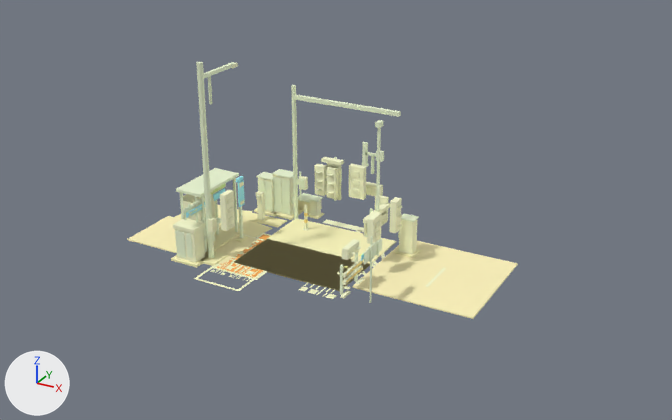
The glTF model exports/gltf/scene_signalized_intersection.glb, before and after one commit.
Before and after are seen from a 50 mm lens placed at (14.1, -24.3, 13.9), pointed at (1.0, -0.4, 1.9). Lighting does not change. The marker at lower left points along +X, +Y and +Z. The older version comes first. Vertices at exactly the same position are counted once.

Script lines for the objects in view, before the commit:
```python
me_asphalt_lane = bpy.data.meshes.new('asphalt_lane')
me_asphalt_lane.from_pydata(...)  # a box spanning x -2.0..2.0, y -2.0..0.04, z 0.0..0.04
me_asphalt_lane.materials.append(mat_mat_asphalt_dry)  # beige #fff5bd
me_base_001 = bpy.data.meshes.new('base.001')
me_base_001.from_pydata(...)  # a box spanning x -2.4..-1.64, y 2.7..3.22, z 0.0..0.44
me_base_001.materials.append(mat_mat_concrete)  # beige #fffabf
me_cabinet_001 = bpy.data.meshes.new('cabinet.001')
me_cabinet_001.from_pydata(...)  # a box spanning x 2.44..2.92, y 1.27..1.63, z 0.08..1.26
me_cabinet_001.materials.append(mat_mat_signal_housing)  # beige #fdffd4
ob_asphalt_lane = bpy.data.objects.new('asphalt_lane', me_asphalt_lane)
ob_asphalt_lane.location = (0.0, 0.0, 0.0)
ob_base_001 = bpy.data.objects.new('base.001', me_base_001)
ob_base_001.location = (0.0, 0.0, 0.0)
ob_cabinet_001 = bpy.data.objects.new('cabinet.001', me_cabinet_001)
ob_cabinet_001.location = (0.0, 0.0, 0.0)
# also in view: 'body' at (0.0, 0.0, 0.0); 'base' at (4.2, 0.4, 0.0); 'concrete_lane' at (0.0, 1.0, 0.0); 'roof' at (-3.6, -1.0, 2.2); 'pole' at (-2.8, -2.1, 3.3)
```
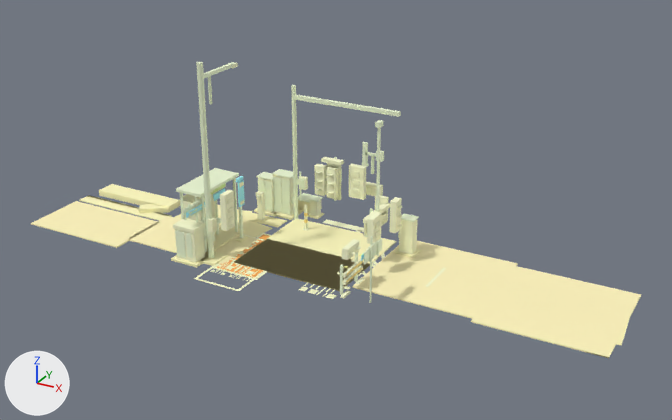
What differs and where, as boxes (x1, y1, x2, y2) in the pictures (672 x 420 px):
'base.001', moved, rescaled
    before: (298, 200, 322, 213)
    after: (471, 266, 641, 358)
'travel_lane', added (beige)
    after: (31, 201, 160, 248)
'barrier_base', added (beige)
    after: (99, 184, 181, 212)
'shoulder_pad', added (beige)
    after: (79, 195, 172, 221)
'barrier_nose', added
    after: (139, 204, 169, 213)
'staging_windrow', added
    after: (616, 318, 630, 346)
'drain_slot', added
    after: (92, 197, 172, 216)
'temporary_shoulder', added
    after: (587, 306, 636, 358)

Patch to the scene script:
```diff
--- a/exports/gltf/scene_signalized_intersection.glb.py
+++ b/exports/gltf/scene_signalized_intersection.glb.py
@@ me_base_001 @@
 # used by ob_base_001; location = (0.0, 0.0, 0.0)
-me_base_001.from_pydata(...)  # 8 vertices, 12 faces; spans x -2.4..-1.64, y 2.7..3.22, z 0.0..0.44
+me_base_001.from_pydata(...)  # 8 vertices, 12 faces; spans x 6.2..10.2, y -1.8..2.2, z 0.0..0.04
+# me_base_001 part 1: the whole mesh is scaled about its middle by (5.26, 7.69, 0.0909), then moved by (10.22, -2.76, -0.2)
 me_base_001.materials.append(mat_mat_concrete)
@@ me_drain_slot @@
+me_drain_slot.from_pydata([(-6.1, -0.07, 0.02), (-6.1, 0.05, 0.02), (-6.1, 0.05, 0.03), (-6.1, -0.07, 0.03), (-10.1, 0.05, 0.02), (-10.1, -0.07, 0.02), (-10.1, -0.07, 0.03), (-10.1, 0.05, 0.03)], [], [(0, 1, 2), (0, 2, 3), (4, 5, 6), (4, 6, 7), (5, 0, 3), (5, 3, 6), (1, 4, 7), (1, 7, 2), (3, 2, 7), (3, 7, 6), (5, 4, 1), (5, 1, 0)])
+me_drain_slot.materials.append(mat_mat_sign_black)  # beige #fdffd4
@@ me_barrier_nose @@
+me_barrier_nose.from_pydata([(-6.415, 0.258, 0.0), (-6.65, 0.606, 0.0), (-6.65, 0.606, 0.18), (-6.415, 0.258, 0.18), (-7.545, 0.002, 0.0), (-7.31, -0.346, 0.0), (-7.31, -0.346, 0.18), (-7.545, 0.002, 0.18)], [], [(0, 1, 2), (0, 2, 3), (4, 5, 6), (4, 6, 7), (5, 0, 3), (5, 3, 6), (1, 4, 7), (1, 7, 2), (3, 2, 7), (3, 7, 6), (5, 4, 1), (5, 1, 0)])
+me_barrier_nose.materials.append(mat_mat_concrete)  # beige #fffabf
@@ me_barrier_base @@
+me_barrier_base.from_pydata(...)  # a box spanning x -9.77..-6.43, y 0.26..1.0, z 0.0..0.22
+me_barrier_base.materials.append(mat_mat_concrete)  # beige #fffabf
@@ me_shoulder_pad @@
+me_shoulder_pad.from_pydata(...)  # a box spanning x -10.1..-6.1, y -0.5..0.04, z 0.0..0.03
+me_shoulder_pad.materials.append(mat_mat_concrete)  # beige #fffabf
@@ me_travel_lane @@
+me_travel_lane.from_pydata(...)  # a box spanning x -10.1..-6.1, y -2.95..-0.63, z 0.0..0.04
+me_travel_lane.materials.append(mat_mat_asphalt_dry)  # beige #fff5bd
@@ me_staging_windrow @@
+me_staging_windrow.from_pydata([(10.17, -1.03, 0.02), (10.35, -1.02, 0.02), (10.35, -1.02, 0.04), (10.17, -1.03, 0.04), (10.11, 1.79, 0.02), (9.93, 1.78, 0.02), (9.93, 1.78, 0.04), (10.11, 1.79, 0.04)], [], [(0, 1, 2), (0, 2, 3), (4, 5, 6), (4, 6, 7), (5, 0, 3), (5, 3, 6), (1, 4, 7), (1, 7, 2), (3, 2, 7), (3, 7, 6), (5, 4, 1), (5, 1, 0)])
+me_staging_windrow.materials.append(mat_mat_gravel_compact)  # beige #fff7bc
@@ me_temporary_shoulder @@
+me_temporary_shoulder.from_pydata(...)  # a box spanning x 9.58..10.2, y -1.8..2.2, z 0.0..0.03
+me_temporary_shoulder.materials.append(mat_mat_gravel_compact)  # beige #fff7bc
@@ ob_drain_slot @@
+ob_drain_slot = bpy.data.objects.new('drain_slot', me_drain_slot)
+ob_drain_slot.location = (0.0, 0.0, 0.0)
@@ ob_barrier_nose @@
+ob_barrier_nose = bpy.data.objects.new('barrier_nose', me_barrier_nose)
+ob_barrier_nose.location = (0.0, 0.0, 0.0)
@@ ob_barrier_base @@
+ob_barrier_base = bpy.data.objects.new('barrier_base', me_barrier_base)
+ob_barrier_base.location = (0.0, 0.0, 0.0)
@@ ob_shoulder_pad @@
+ob_shoulder_pad = bpy.data.objects.new('shoulder_pad', me_shoulder_pad)
+ob_shoulder_pad.location = (0.0, 0.0, 0.0)
@@ ob_travel_lane @@
+ob_travel_lane = bpy.data.objects.new('travel_lane', me_travel_lane)
+ob_travel_lane.location = (0.0, 0.0, 0.0)
@@ ob_staging_windrow @@
+ob_staging_windrow = bpy.data.objects.new('staging_windrow', me_staging_windrow)
+ob_staging_windrow.location = (0.0, 0.0, 0.0)
@@ ob_temporary_shoulder @@
+ob_temporary_shoulder = bpy.data.objects.new('temporary_shoulder', me_temporary_shoulder)
+ob_temporary_shoulder.location = (0.0, 0.0, 0.0)
```
